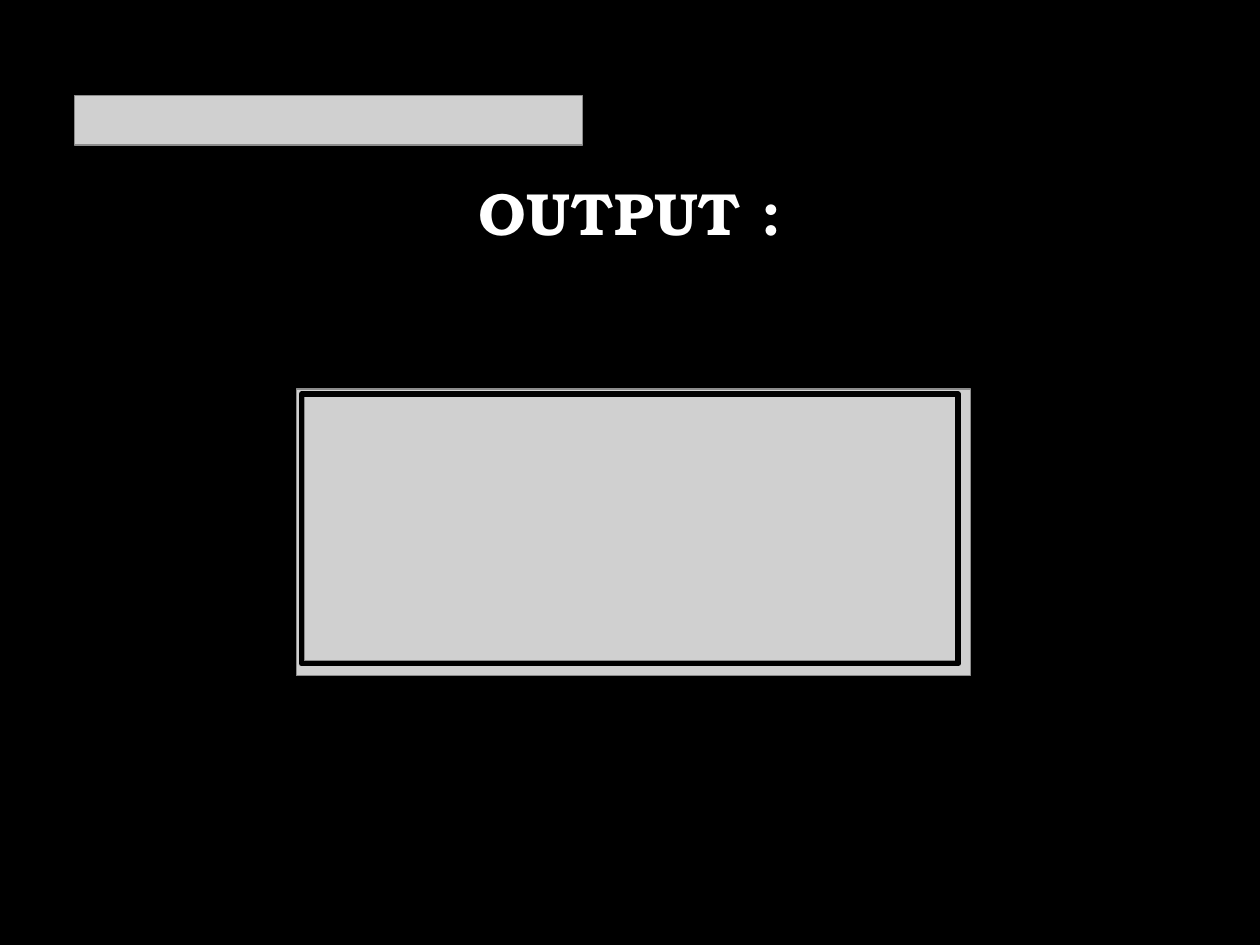
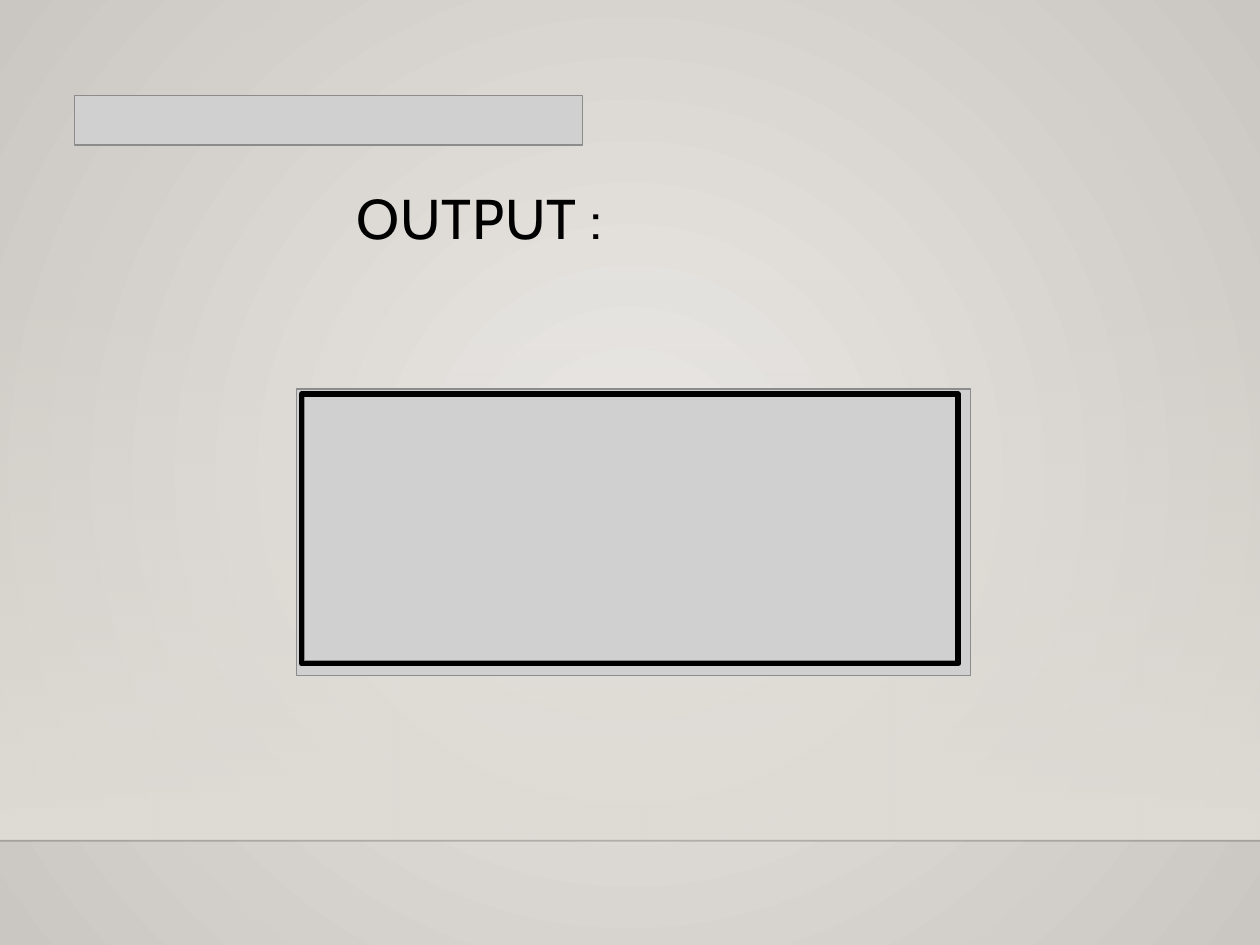
Before and after one commit to Skkishore1103/SQL-Project, a slide deck: slide 57 of Kishore S SQL Project.pptx. Drawn at 1260x945 pixels with LibreOffice and Linux fonts; fonts in the diff are those of the drawing; grey boxes stand for pictures; background and template pictures are left out. Boxes give left, top, right and bottom in pixels: in the first picture for what was removed or moved away, otherwise in the second. Text is boxed around its words. In the diff, an @@ line names an element or a change of style, - is before the commit and + after.

```diff
--- a/Kishore S SQL Project.pptx
+++ b/Kishore S SQL Project.pptx
@@ background picture (left out) to gradient #ECEAE7 to #CAC7C1 @@
@@ title "OUTPUT :": place and size @@
-title "OUTPUT :" at bbox=[479, 193, 741, 236]
+title "OUTPUT :" at bbox=[356, 199, 576, 240]
@@ title "OUTPUT :" at bbox=[356, 199, 576, 240]: size 34 to 32 pt, font TeX Gyre Bonum to Cabin, text colour #FFFFFF to #000000, bold off; alignment centre to left; vertical alignment middle to top @@
@@ rectangle added at bbox=[0, 277, 1260, 839], fill gradient #DFDBD5 @@
@@ line added from (0, 840) to (1260, 840), #000001 1 pt @@
```
Also in this commit, not shown: 59 other slides changed.
